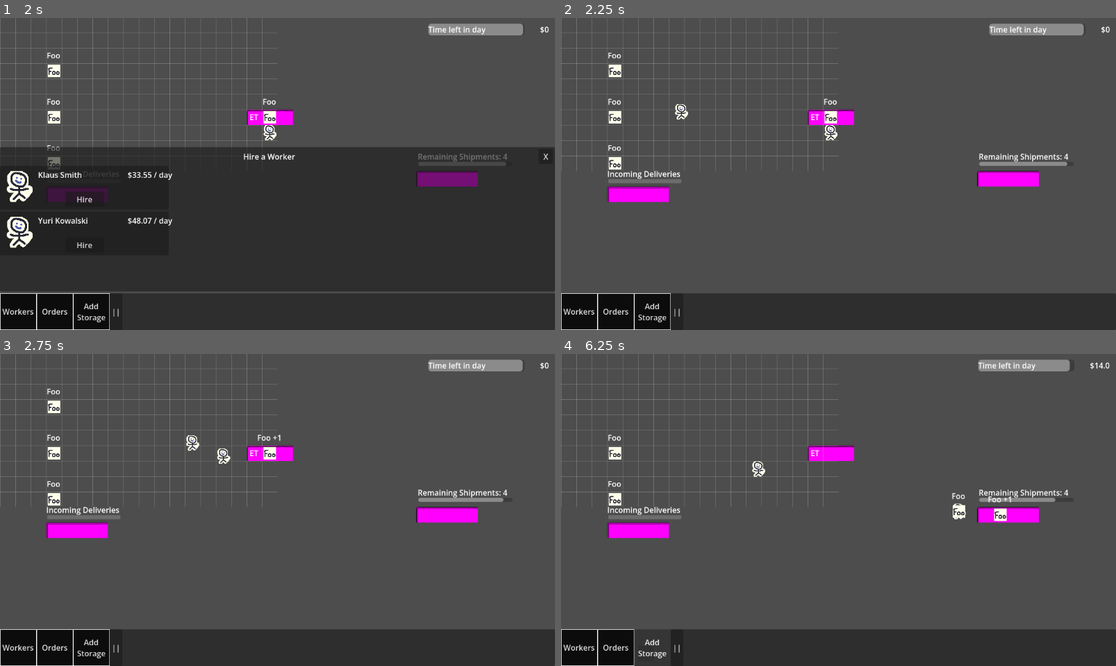
Above: before the commit, frames 1-4 (two rows, left to right).
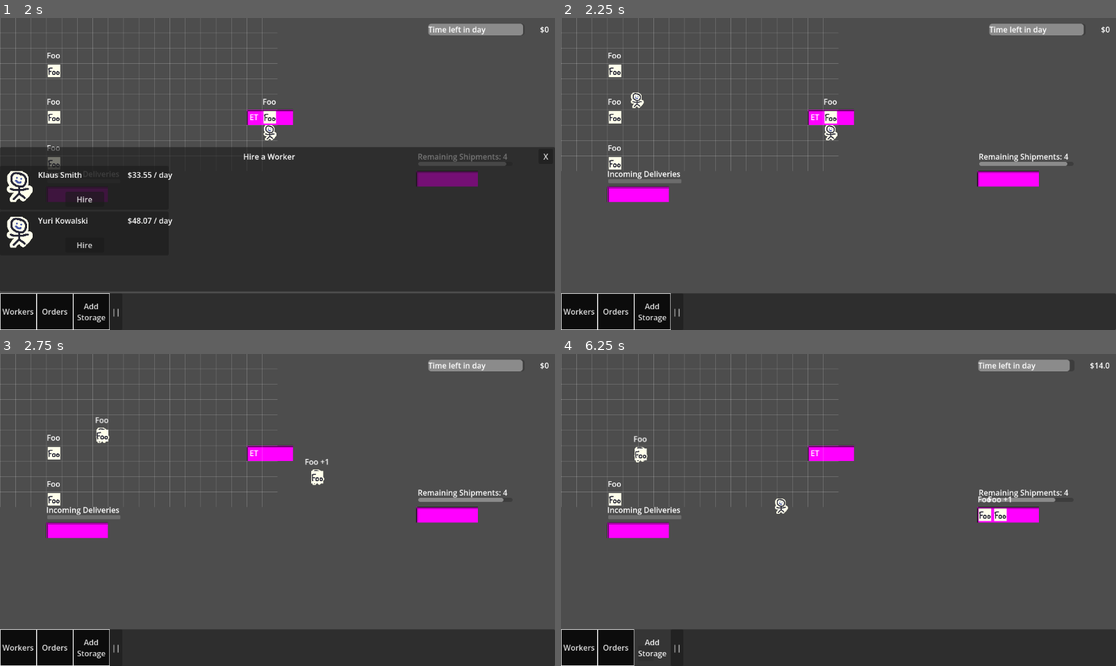
Above: after the commit, the same moments.

Repository: wpuerner/fantasy_factory
Game: Godot game, scene res://scenes/main.tscn
The game is run twice, just before and just after one commit, with the same random seed, the same clock (stepped at 60 frames per second) and the same inputs.
Inputs:
- Up to frame 1 (2 s): click "Workers" at 0.5 s; click "Hire New Worker" at 1.25 s
- Up to frame 2 (2.25 s): click "Hire" at 2 s
- Up to frame 3 (2.75 s): no input
- Up to frame 4 (6.25 s): click "Orders" at 2.75 s; click "<" at 3.5 s; click ">" at 4.25 s; click "Order" at 5 s; click "Add Storage" at 5.75 s

Frame 1 is identical in both runs. In frame 2, 0.2% of the frame differs, in the area x 12-23%, y 23-33%; in frame 3, 0.7%, in the area x 8-60%, y 11-43%; in frame 4, 0.7%.

Commit message:
refactor behavior completion signals

Diff:
--- a/project.godot
+++ b/project.godot
@@ -8,11 +8,15 @@
 
 config_version=5
 
+[animation]
+
+compatibility/default_parent_skeleton_in_mesh_instance_3d=true
+
 [application]
 
 config/name="IdleFactory"
 run/main_scene="uid://b2mmxma017u3x"
-config/features=PackedStringArray("4.5", "GL Compatibility")
+config/features=PackedStringArray("4.7", "GL Compatibility")
 config/icon="res://icon.svg"
 
 [autoload]
--- a/resources/reservation/reservation_resource.gd
+++ b/resources/reservation/reservation_resource.gd
@@ -2,15 +2,16 @@
 
 var _reservations: Dictionary = {}  # Object -> Node2D (worker)
 
-
 func reserve(obj: Object, worker: Node2D) -> bool:
+	print("reserving ", obj, " for worker ", worker.name)
 	if is_reserved_by_other(obj, worker):
+		print("object ", obj, " was already reserved")
 		return false
 	_reservations[obj] = worker
 	return true
 
-
 func release(obj: Object, worker: Node2D) -> void:
+	print("releasing ", obj, " for worker ", worker.name)
 	if _reservations.get(obj) == worker:
 		_reservations.erase(obj)
 
@@ -31,5 +32,8 @@
 
 
 func is_reserved_by_other(obj: Object, worker: Node2D) -> bool:
+	if obj not in _reservations:
+		return false
 	var reserver: Node2D = _reservations.get(obj)
+	print("checking reserver ", reserver, " is same as worker ", worker)
 	return is_instance_valid(reserver) and reserver != worker
--- a/scenes/behaviors/task/carry/carry_task_behavior.gd
+++ b/scenes/behaviors/task/carry/carry_task_behavior.gd
@@ -38,7 +38,7 @@
 func _abort() -> void:
 	_release_all()
 	state = State.WAITING
-	abort.emit()
+	completed.emit(false)
 
 func _release_all() -> void:
 	if from_node:
@@ -66,6 +66,5 @@
 		if navigation_agent.is_target_reached():
 			to_node.drop_item(held_item)
 			held_item = null
-			_release_all()
 			state = State.WAITING
-			complete.emit()
+			completed.emit(true)
--- a/scenes/behaviors/task/enchant/enchant_task_behavior.gd
+++ b/scenes/behaviors/task/enchant/enchant_task_behavior.gd
@@ -14,9 +14,5 @@
 	return false
 
 
-func _on_work_task_behavior_complete() -> void:
-	complete.emit()
-
-
-func _on_work_task_behavior_abort() -> void:
-	abort.emit()
+func _on_work_task_behavior_completed(was_successful: bool) -> void:
+	completed.emit(was_successful)
--- a/scenes/behaviors/task/haul/haul_task_behavior.gd
+++ b/scenes/behaviors/task/haul/haul_task_behavior.gd
@@ -73,14 +73,8 @@
 			return cell
 	return null
 
-func _on_carry_task_behavior_complete() -> void:
+func _on_carry_task_behavior_completed(was_successful: bool) -> void:
 	if state != State.HAULING:
 		return
 	state = State.IDLE
-	complete.emit()
-
-func _on_carry_task_behavior_abort() -> void:
-	if state != State.HAULING:
-		return
-	state = State.IDLE
-	abort.emit()
+	completed.emit(was_successful)
--- a/scenes/behaviors/task/task_behavior.gd
+++ b/scenes/behaviors/task/task_behavior.gd
@@ -1,4 +1,3 @@
 class_name TaskBehavior extends Node
 
-signal complete
-signal abort
+signal completed(was_successful: bool)
--- a/scenes/behaviors/task/work/work_task_behavior.gd
+++ b/scenes/behaviors/task/work/work_task_behavior.gd
@@ -18,25 +18,15 @@
 
 
 func start(workbench) -> bool:
-	if !workbench:
-		return false
 	if state != State.WAITING:
 		return false
-
+	if not reservation_resource.reserve(_workbench, _worker):
+		return false
 	_workbench = workbench
-
-	# Reserve the work table for the full duration of this task
-	if not reservation_resource.reserve(_workbench, _worker):
-		_workbench = null
-		return false
 
 	return _start()
 
 func _start() -> bool:
-	if not is_instance_valid(_workbench):
-		_release_workbench()
-		return false
-
 	if _workbench.can_work():
 		navigation_agent.target_position = grid_resource.get_adjacent_open_cell_position(_workbench, _worker)
 		state = State.GOING_TO_WORK
@@ -44,22 +34,16 @@
 
 	var input_item: Item = grid_resource.find_nearest_item(_workbench.get_input_item_name(), _worker.global_position)
 	if is_instance_valid(input_item):
-		if reservation_resource.is_reserved_by_other(input_item, _worker):
-			_release_workbench()
-			return false
-		if not carry_task_behavior.start(input_item.container, _workbench):
-			_release_workbench()
+		if input_item.container == null or not carry_task_behavior.start(input_item.container, _workbench):
+			_abort()
 			return false
 		state = State.GATHERING_INPUTS
 		return true
+	else:
+		# abort if there are no available items
+		_abort()
+		return false
 
-	_release_workbench()
-	return false
-
-# Releases the reservation and clears _workbench AND resets state together.
-# If the two are allowed to drift apart (state stays GOING_TO_WORK while
-# _workbench is nulled) _physics_process dereferences the cleared bench the
-# moment the worker reaches the navigation target.
 func _release_workbench() -> void:
 	if _workbench:
 		reservation_resource.release(_workbench, _worker)
@@ -68,9 +52,6 @@
 
 func _physics_process(_delta: float) -> void:
 	if state == State.GOING_TO_WORK:
-		if not is_instance_valid(_workbench):
-			_abort()
-			return
 		if navigation_agent.is_navigation_finished():
 			_workbench.complete.connect(_on_work_complete)
 			state = State.WORKING
@@ -117,16 +98,17 @@
 
 func _abort() -> void:
 	_release_workbench()
-	abort.emit()
+	completed.emit(false)
 
-func _on_carry_task_behavior_complete() -> void:
+func _on_carry_task_behavior_completed(was_successful: bool) -> void:
+	if not was_successful:
+		if state == State.GATHERING_INPUTS or state == State.STORING_OUTPUTS:
+			_abort()
+		return
+
 	if state == State.GATHERING_INPUTS:
 		if not _start():
 			_abort()
 	elif state == State.STORING_OUTPUTS:
 		_release_workbench()
-		complete.emit()
-
-func _on_carry_task_behavior_abort() -> void:
-	if state == State.GATHERING_INPUTS or state == State.STORING_OUTPUTS:
-		_abort()
+		completed.emit(true)
--- a/scenes/main.tscn
+++ b/scenes/main.tscn
@@ -27,7 +27,7 @@
 source_geometry_mode = 1
 agent_radius = 6.0
 
-[node name="Main" type="Node2D" node_paths=PackedStringArray("day_timer", "money_label", "hire_workers_window", "day_time_progress_bar", "end_of_day_window", "bankrupt_label")]
+[node name="Main" type="Node2D" unique_id=920098001 node_paths=PackedStringArray("day_timer", "money_label", "hire_workers_window", "day_time_progress_bar", "end_of_day_window", "bankrupt_label")]
 script = ExtResource("1_tbgi4")
 day_timer = NodePath("DayTimer")
 money_label = NodePath("SubViewport/MarginContainer/HBoxContainer/MoneyLabel")
@@ -37,22 +37,22 @@
 grid_resource = ExtResource("2_85g3d")
 bankrupt_label = NodePath("SubViewport/BankruptLabel")
 
-[node name="DayTimer" type="Timer" parent="."]
+[node name="DayTimer" type="Timer" parent="." unique_id=1465492600]
 wait_time = 120.0
 autostart = true
 
-[node name="Buyer" parent="." instance=ExtResource("3_choun")]
+[node name="Buyer" parent="." unique_id=1696494494 instance=ExtResource("3_choun")]
 position = Vector2(112, 368)
 
-[node name="Seller" parent="." instance=ExtResource("2_tefeu")]
+[node name="Seller" parent="." unique_id=7074309 instance=ExtResource("2_tefeu")]
 position = Vector2(869, 351)
 
-[node name="EnchantingTable" parent="." instance=ExtResource("4_tipki")]
+[node name="EnchantingTable" parent="." unique_id=5780981 instance=ExtResource("4_tipki")]
 position = Vector2(552, 223)
 
-[node name="SubViewport" type="CanvasLayer" parent="."]
+[node name="SubViewport" type="CanvasLayer" parent="." unique_id=1927628465]
 
-[node name="MarginContainer" type="MarginContainer" parent="SubViewport"]
+[node name="MarginContainer" type="MarginContainer" parent="SubViewport" unique_id=1176303191]
 anchors_preset = 1
 anchor_left = 1.0
 anchor_right = 1.0
@@ -62,39 +62,39 @@
 theme_override_constants/margin_top = 12
 theme_override_constants/margin_right = 12
 
-[node name="HBoxContainer" type="HBoxContainer" parent="SubViewport/MarginContainer"]
+[node name="HBoxContainer" type="HBoxContainer" parent="SubViewport/MarginContainer" unique_id=1989799208]
 layout_mode = 2
 theme_override_constants/separation = 32
 
-[node name="TimeLeftInDayProgressBar" type="ProgressBar" parent="SubViewport/MarginContainer/HBoxContainer"]
+[node name="TimeLeftInDayProgressBar" type="ProgressBar" parent="SubViewport/MarginContainer/HBoxContainer" unique_id=315052060]
 custom_minimum_size = Vector2(200, 24)
 layout_mode = 2
 value = 100.0
 show_percentage = false
 
-[node name="TimeLeftInDayLabel" type="Label" parent="SubViewport/MarginContainer/HBoxContainer/TimeLeftInDayProgressBar"]
+[node name="TimeLeftInDayLabel" type="Label" parent="SubViewport/MarginContainer/HBoxContainer/TimeLeftInDayProgressBar" unique_id=825674308]
 layout_mode = 0
 offset_right = 40.0
 offset_bottom = 23.0
 text = "Time left in day"
 
-[node name="MoneyLabel" type="Label" parent="SubViewport/MarginContainer/HBoxContainer"]
+[node name="MoneyLabel" type="Label" parent="SubViewport/MarginContainer/HBoxContainer" unique_id=947324724]
 layout_mode = 2
 text = "$0"
 
-[node name="ToolBar" parent="SubViewport" instance=ExtResource("7_0ld40")]
+[node name="ToolBar" parent="SubViewport" unique_id=54603593 instance=ExtResource("7_0ld40")]
 
-[node name="StorageAreaContextPopup" parent="SubViewport" instance=ExtResource("17_popup")]
+[node name="StorageAreaContextPopup" parent="SubViewport" unique_id=1657920626 instance=ExtResource("17_popup")]
 
-[node name="StorageAreaConfigWindow" parent="SubViewport" instance=ExtResource("18_config")]
+[node name="StorageAreaConfigWindow" parent="SubViewport" unique_id=732863957 instance=ExtResource("18_config")]
 
-[node name="TaskPane" parent="SubViewport" instance=ExtResource("6_choun")]
+[node name="TaskPane" parent="SubViewport" unique_id=1829546335 instance=ExtResource("6_choun")]
 visible = false
 
-[node name="HireWorkersWindow" parent="SubViewport" instance=ExtResource("7_tipki")]
+[node name="HireWorkersWindow" parent="SubViewport" unique_id=1336760795 instance=ExtResource("7_tipki")]
 visible = false
 
-[node name="EndOfDayWindow" parent="SubViewport" instance=ExtResource("8_eb6dy")]
+[node name="EndOfDayWindow" parent="SubViewport" unique_id=1063912784 instance=ExtResource("8_eb6dy")]
 process_mode = 3
 visible = false
 offset_left = -150.0
@@ -102,35 +102,35 @@
 offset_right = 150.0
 offset_bottom = 125.0
 
-[node name="OrderItemsWindow" parent="SubViewport" instance=ExtResource("7_choun")]
+[node name="OrderItemsWindow" parent="SubViewport" unique_id=1652953588 instance=ExtResource("7_choun")]
 visible = false
 
-[node name="MessageFeed" parent="SubViewport" instance=ExtResource("9_ya4ey")]
+[node name="MessageFeed" parent="SubViewport" unique_id=2037304985 instance=ExtResource("9_ya4ey")]
 anchors_preset = 3
 anchor_left = 1.0
 anchor_top = 1.0
 grow_horizontal = 0
 grow_vertical = 0
 
-[node name="BankruptLabel" parent="SubViewport" instance=ExtResource("13_trceg")]
+[node name="BankruptLabel" parent="SubViewport" unique_id=132322188 instance=ExtResource("13_trceg")]
 process_mode = 3
 offset_left = -173.0
 offset_top = -520.0
 offset_right = 167.0
 offset_bottom = -432.0
 
-[node name="WorldOverlayTileMapLayer" parent="." instance=ExtResource("7_85g3d")]
+[node name="WorldOverlayTileMapLayer" parent="." unique_id=255819131 instance=ExtResource("7_85g3d")]
 
-[node name="NavigationRegion2D" type="NavigationRegion2D" parent="." groups=["navigation_polygon_source_geometry_group"]]
+[node name="NavigationRegion2D" type="NavigationRegion2D" parent="." unique_id=1286300028 groups=["navigation_polygon_source_geometry_group"]]
 navigation_polygon = SubResource("NavigationPolygon_tipki")
 
-[node name="Worker" parent="." instance=ExtResource("8_tipki")]
+[node name="Worker" parent="." unique_id=2131814134 instance=ExtResource("8_tipki")]
 position = Vector2(169, 435)
 
-[node name="GameCamera" parent="." instance=ExtResource("15_jkv2x")]
+[node name="GameCamera" parent="." unique_id=453432055 instance=ExtResource("15_jkv2x")]
 position = Vector2(576, 326)
 
-[node name="StorageAreaPainter" parent="." node_paths=PackedStringArray("config_window") instance=ExtResource("16_painter")]
+[node name="StorageAreaPainter" parent="." unique_id=1813782514 node_paths=PackedStringArray("config_window") instance=ExtResource("16_painter")]
 config_window = NodePath("../SubViewport/StorageAreaConfigWindow")
 
 [connection signal="timeout" from="DayTimer" to="." method="_on_day_timer_timeout"]
--- a/scenes/worker/worker.gd
+++ b/scenes/worker/worker.gd
@@ -28,14 +28,8 @@
 		global_position = global_position.move_toward($NavigationAgent2D.get_next_path_position(), SPEED * delta)
 
 
-func _on_enchant_task_behavior_complete() -> void:
+func _on_enchant_task_behavior_completed(_was_successful: bool) -> void:
 	state = State.WAITING
 
-func _on_enchant_task_behavior_abort() -> void:
+func _on_haul_task_behavior_completed(_was_successful: bool) -> void:
 	state = State.WAITING
-
-func _on_haul_task_behavior_complete() -> void:
-	state = State.WAITING
-
-func _on_haul_task_behavior_abort() -> void:
-	state = State.WAITING
--- a/scenes/worker/worker.tscn
+++ b/scenes/worker/worker.tscn
@@ -16,37 +16,37 @@
 [sub_resource type="CircleShape2D" id="CircleShape2D_qsiq5"]
 radius = 14.0
 
-[node name="Worker" type="Node2D" node_paths=PackedStringArray("enchant_task_behavior", "haul_task_behavior") groups=["workers"]]
+[node name="Worker" type="Node2D" unique_id=1020947379 node_paths=PackedStringArray("enchant_task_behavior", "haul_task_behavior") groups=["workers"]]
 script = ExtResource("1_qsiq5")
 worker_resource = ExtResource("2_sq3if")
 enchant_task_behavior = NodePath("EnchantTaskBehavior")
 haul_task_behavior = NodePath("HaulTaskBehavior")
 
-[node name="Sprite2D" type="Sprite2D" parent="."]
+[node name="Sprite2D" type="Sprite2D" parent="." unique_id=1552078087]
 scale = Vector2(0.5, 0.5)
 texture = ExtResource("1_tmdoo")
 
-[node name="NavigationAgent2D" type="NavigationAgent2D" parent="."]
+[node name="NavigationAgent2D" type="NavigationAgent2D" parent="." unique_id=1440719021]
 
-[node name="Area2D" type="Area2D" parent="."]
+[node name="Area2D" type="Area2D" parent="." unique_id=1937064176]
 collision_layer = 8
 collision_mask = 0
 
-[node name="CollisionShape2D" type="CollisionShape2D" parent="Area2D"]
+[node name="CollisionShape2D" type="CollisionShape2D" parent="Area2D" unique_id=828431469]
 shape = SubResource("CircleShape2D_qsiq5")
 
-[node name="EnchantTaskBehavior" parent="." node_paths=PackedStringArray("work_task_behavior") instance=ExtResource("3_md8yx")]
+[node name="EnchantTaskBehavior" parent="." unique_id=125030584 node_paths=PackedStringArray("work_task_behavior") instance=ExtResource("3_md8yx")]
 work_task_behavior = NodePath("../WorkTaskBehavior")
 worktables_resource = ExtResource("5_ock52")
 
-[node name="WorkTaskBehavior" parent="." node_paths=PackedStringArray("navigation_agent", "carry_task_behavior") instance=ExtResource("3_nupkf")]
+[node name="WorkTaskBehavior" parent="." unique_id=1677369699 node_paths=PackedStringArray("navigation_agent", "carry_task_behavior") instance=ExtResource("3_nupkf")]
 navigation_agent = NodePath("../NavigationAgent2D")
 carry_task_behavior = NodePath("../CarryTaskBehavior")
 
-[node name="CarryTaskBehavior" parent="." node_paths=PackedStringArray("navigation_agent") instance=ExtResource("4_md8yx")]
+[node name="CarryTaskBehavior" parent="." unique_id=658953951 node_paths=PackedStringArray("navigation_agent") instance=ExtResource("4_md8yx")]
 navigation_agent = NodePath("../NavigationAgent2D")
 
-[node name="HaulTaskBehavior" parent="." node_paths=PackedStringArray("navigation_agent", "carry_task_behavior") instance=ExtResource("5_haul")]
+[node name="HaulTaskBehavior" parent="." unique_id=311293788 node_paths=PackedStringArray("navigation_agent", "carry_task_behavior") instance=ExtResource("5_haul")]
 navigation_agent = NodePath("../NavigationAgent2D")
 carry_task_behavior = NodePath("../CarryTaskBehavior")
 grid_resource = ExtResource("8_fc042")
@@ -55,13 +55,8 @@
 reservation_resource = ExtResource("11_304bw")
 
 [connection signal="input_event" from="Area2D" to="." method="_on_area_2d_input_event"]
-[connection signal="abort" from="EnchantTaskBehavior" to="." method="_on_enchant_task_behavior_abort"]
-[connection signal="complete" from="EnchantTaskBehavior" to="." method="_on_enchant_task_behavior_complete"]
-[connection signal="abort" from="WorkTaskBehavior" to="EnchantTaskBehavior" method="_on_work_task_behavior_abort"]
-[connection signal="complete" from="WorkTaskBehavior" to="EnchantTaskBehavior" method="_on_work_task_behavior_complete"]
-[connection signal="abort" from="CarryTaskBehavior" to="WorkTaskBehavior" method="_on_carry_task_behavior_abort"]
-[connection signal="abort" from="CarryTaskBehavior" to="HaulTaskBehavior" method="_on_carry_task_behavior_abort"]
-[connection signal="complete" from="CarryTaskBehavior" to="WorkTaskBehavior" method="_on_carry_task_behavior_complete"]
-[connection signal="complete" from="CarryTaskBehavior" to="HaulTaskBehavior" method="_on_carry_task_behavior_complete"]
-[connection signal="abort" from="HaulTaskBehavior" to="." method="_on_haul_task_behavior_abort"]
-[connection signal="complete" from="HaulTaskBehavior" to="." method="_on_haul_task_behavior_complete"]
+[connection signal="completed" from="EnchantTaskBehavior" to="." method="_on_enchant_task_behavior_completed"]
+[connection signal="completed" from="WorkTaskBehavior" to="EnchantTaskBehavior" method="_on_work_task_behavior_completed"]
+[connection signal="completed" from="CarryTaskBehavior" to="WorkTaskBehavior" method="_on_carry_task_behavior_completed"]
+[connection signal="completed" from="CarryTaskBehavior" to="HaulTaskBehavior" method="_on_carry_task_behavior_completed"]
+[connection signal="completed" from="HaulTaskBehavior" to="." method="_on_haul_task_behavior_completed"]
Not shown: 1 places in resources/item/item_resource.tres that only renumber resources
Not shown: 1 places in resources/reservation/reservation_resource.tres that only renumber resources
Not shown: 1 places in scenes/main.tscn that only renumber resources
Not shown: 1 places in scenes/worker/worker.tscn that only renumber resources
